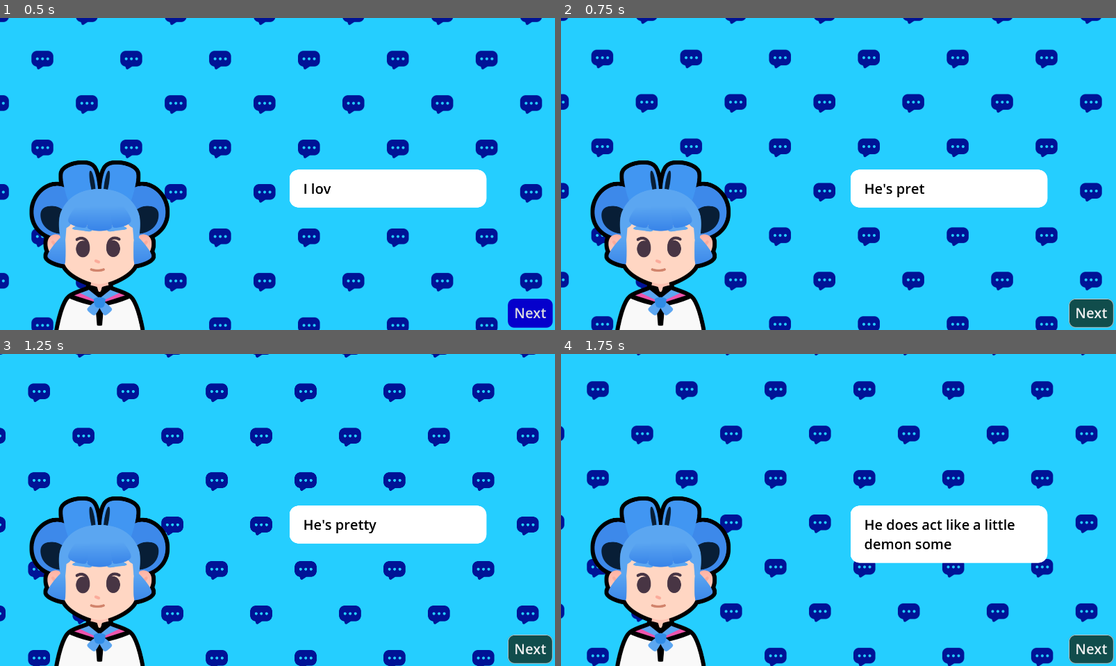
Above: before the commit, frames 1-4 (two rows, left to right).
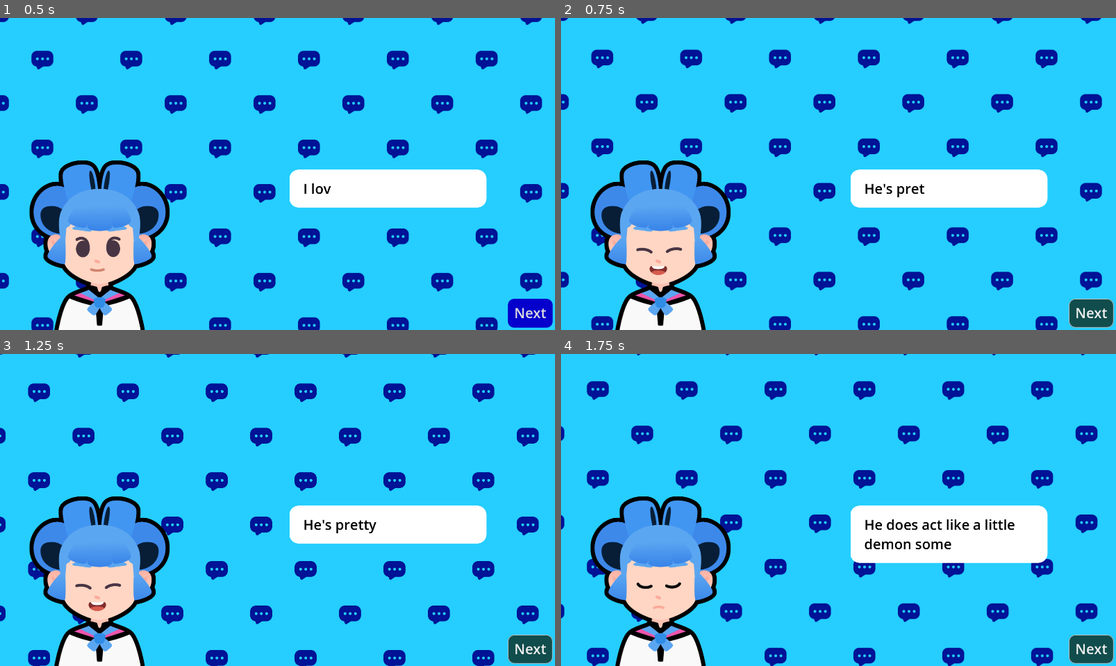
Above: after the commit, the same moments.

Repository: Dhdjsn/M7-Telling-a-Story
Game: Godot game, scene res://lessons/dialogue.tscn
Same seed, same stepped clock (60 frames per second), same inputs: the game is played once before the commit and once after it. Sound files missing from this copy of the repository are replaced by a short silence.
Inputs:
- Up to frame 1 (0.5 s): no input
- Up to frame 2 (0.75 s): click "Next" at 0.5 s
- Up to frame 3 (1.25 s): no input
- Up to frame 4 (1.75 s): click "Next" at 1.25 s

Frame 1 is identical in both runs. In frame 2, 0.3% of the frame differs, in the area x 13-22%, y 69-83%; in frame 3, 0.3%; in frame 4, 0.3%.

Commit message:
M7L10 Done

Diff:
--- a/M07.telling_a_story_workbook/lessons/dialogue.gd
+++ b/M07.telling_a_story_workbook/lessons/dialogue.gd
@@ -1,9 +1,24 @@
 extends Control
 
-var dialogue_items : Array[String] = [
- "I love my cat",
- "He's pretty cool",
- "He does act like a little demon sometimes",
+var expressions := {
+	"happy": preload("res://assets/emotion_happy.png"),
+	"regular": preload("res://assets/emotion_regular.png"),
+	"sad": preload("res://assets/emotion_sad.png"),
+}
+
+var dialogue_items: Array[Dictionary] = [
+	{
+		"expression": expressions["regular"],
+		"text": "I love my cat",
+	},
+	{
+		"expression": expressions["happy"],
+		"text": "He's pretty cool",
+	},
+	{
+		"expression": expressions["sad"],
+		"text": "He does act like a little demon sometimes",
+	},
 ]
 
 var current_item_index := 0
@@ -11,6 +26,8 @@
 @onready var rich_text_label: RichTextLabel = %RichTextLabel
 @onready var next_button: Button = %NextButton
 @onready var audio_stream_player: AudioStreamPlayer = %AudioStreamPlayer
+@onready var body: TextureRect = %Body
+@onready var expression: TextureRect = %Expression
 
 
 func _ready() -> void:
@@ -19,7 +36,8 @@
 
 func show_text() -> void:
 	var current_item := dialogue_items[current_item_index]
-	rich_text_label.text = current_item
+	rich_text_label.text = current_item["text"]
+	expression.texture = current_item["expression"]
 	rich_text_label.visible_ratio = 0.0
 	var tween := create_tween()
 	var text_appearing_duration := 1.2
--- a/M07.telling_a_story_workbook/lessons/dialogue.tscn
+++ b/M07.telling_a_story_workbook/lessons/dialogue.tscn
@@ -35,6 +35,7 @@
 grow_vertical = 2
 
 [node name="Body" type="TextureRect" parent="."]
+unique_name_in_owner = true
 layout_mode = 1
 anchors_preset = -1
 anchor_right = 0.5
@@ -48,6 +49,7 @@
 stretch_mode = 5
 
 [node name="Expression" type="TextureRect" parent="Body"]
+unique_name_in_owner = true
 layout_mode = 1
 anchors_preset = 15
 anchor_right = 1.0
